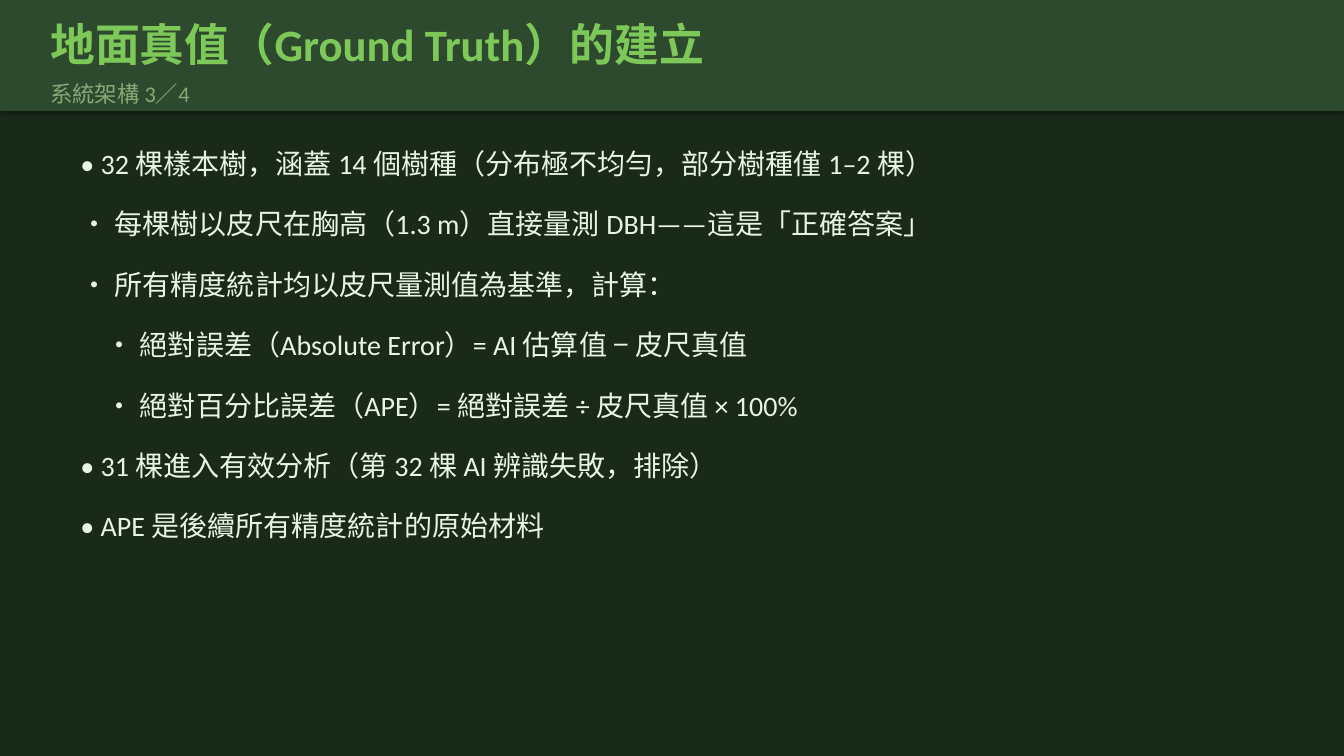
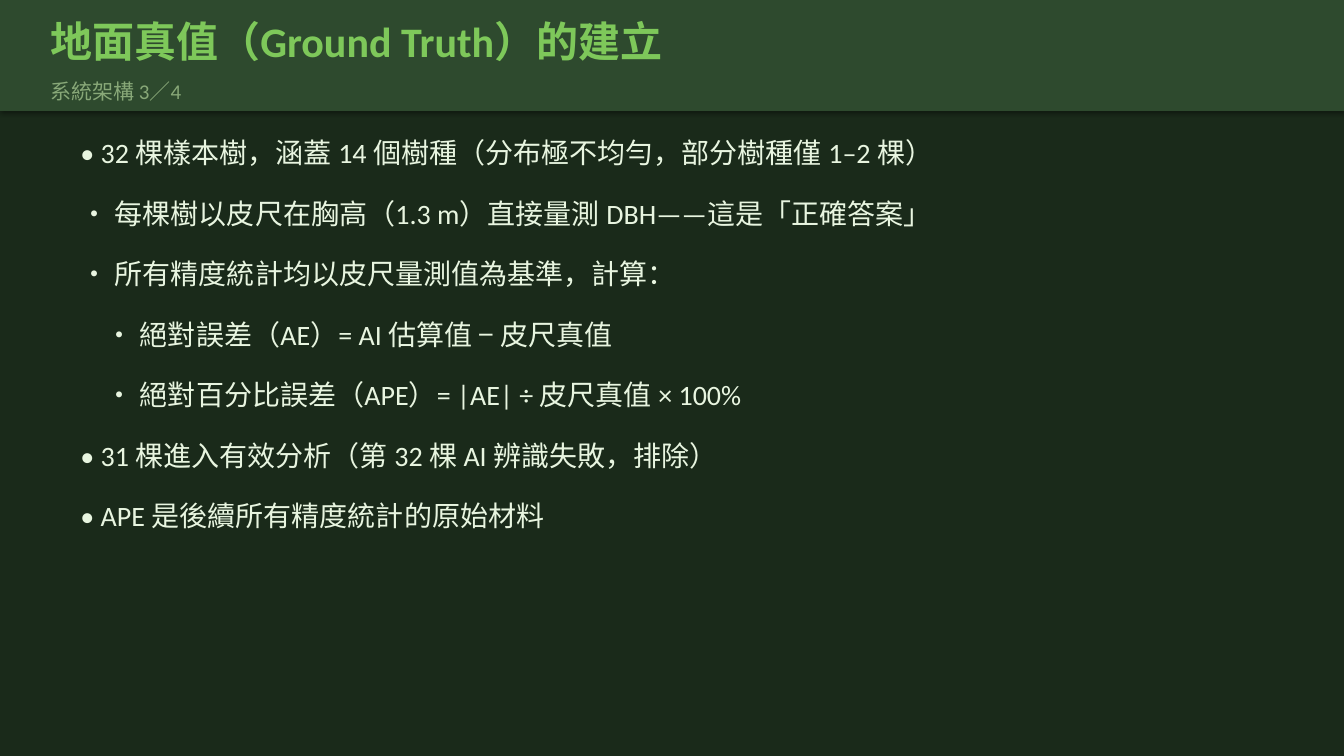
Before and after one commit to Yuchiaoniu/forest-carbon-measurement, a slide deck: slide 15 of public/thesis_defense.pptx (slide 7 before the commit). Drawn at 1344x756 pixels with LibreOffice and Linux fonts; fonts in the diff are those of the drawing. Boxes give left, top, right and bottom in pixels: in the first picture for what was removed or moved away, otherwise in the second. Text is boxed around its words. In the diff, an @@ line names an element or a change of style, - is before the commit and + after.

```diff
--- a/public/thesis_defense.pptx
+++ b/public/thesis_defense.pptx
@@ text "地面真值（Ground Truth）的建立" at [50, 21, 662, 61]: size 32 to 30 pt @@
@@ text "系統架構 3／4" at [50, 81, 181, 101]: size 16 to 15 pt @@
@@ text "• 32 棵樣本樹，涵蓋 14 個樹種（分布極不均勻，部分樹種僅 ...": place and size @@
-text "• 32 棵樣本樹，涵蓋 14 個樹種（分布極不均勻，部分樹種僅 ..." at [101, 150, 933, 177]
+text "• 32 棵樣本樹，涵蓋 14 個樹種（分布極不均勻，部分樹種僅 ..." at [101, 139, 933, 166]
@@ text "• 每棵樹以皮尺在胸高（1.3 m）直接量測 DBH——這是「正確答案」": place and size @@
-text "• 每棵樹以皮尺在胸高（1.3 m）直接量測 DBH——這是「正確答案」" at [115, 210, 931, 237]
+text "• 每棵樹以皮尺在胸高（1.3 m）直接量測 DBH——這是「正確答案」" at [115, 200, 931, 227]
@@ text "• 所有精度統計均以皮尺量測值為基準，計算：": place and size @@
-text "• 所有精度統計均以皮尺量測值為基準，計算：" at [115, 271, 676, 298]
+text "• 所有精度統計均以皮尺量測值為基準，計算：" at [115, 260, 676, 287]
@@ text at [140, 321, 613, 348]: text changed @@
-• 絕對誤差（Absolute Error）= AI 估算值 − 皮尺真值
+• 絕對誤差（AE）= AI 估算值 − 皮尺真值
@@ text at [140, 381, 742, 410]: text changed @@
-• 絕對百分比誤差（APE）= 絕對誤差 ÷ 皮尺真值 × 100%
+• 絕對百分比誤差（APE）= |AE| ÷ 皮尺真值 × 100%
@@ text "• 31 棵進入有效分析（第 32 棵 ...": place and size @@
-text "• 31 棵進入有效分析（第 32 棵 ..." at [101, 452, 717, 479]
+text "• 31 棵進入有效分析（第 32 棵 ..." at [101, 442, 717, 469]
@@ text "• APE 是後續所有精度統計的原始材料": place and size @@
-text "• APE 是後續所有精度統計的原始材料" at [101, 512, 545, 539]
+text "• APE 是後續所有精度統計的原始材料" at [101, 502, 545, 529]
```
Also in this commit, not shown: 27 other slides changed, 12 slides added, 1 slide removed, 2 other files.
